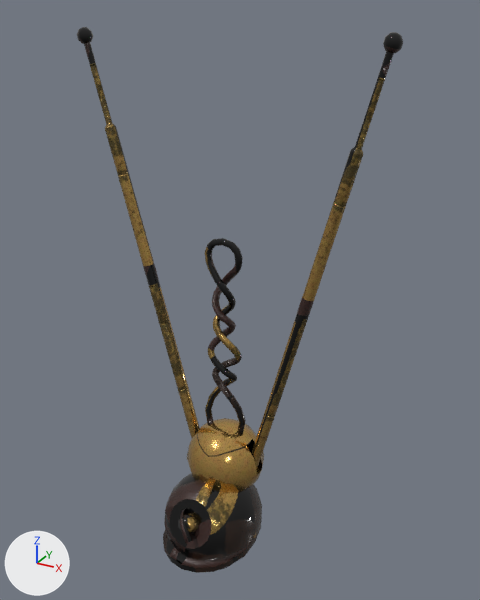
Before and after pictures for a commit that changed the Blender file Assets/BodyCamAntenna.blend.
One viewpoint serves both versions: a camera (50 mm lens) standing at (0.412, -0.704, 0.699) and looking at (0.028, -0.007, 0.35). The axes (+X, +Y, +Z) are drawn at lower left. The lights are the same throughout.

Objects in the first picture: 'BodyCamAntenna.LOD0'.
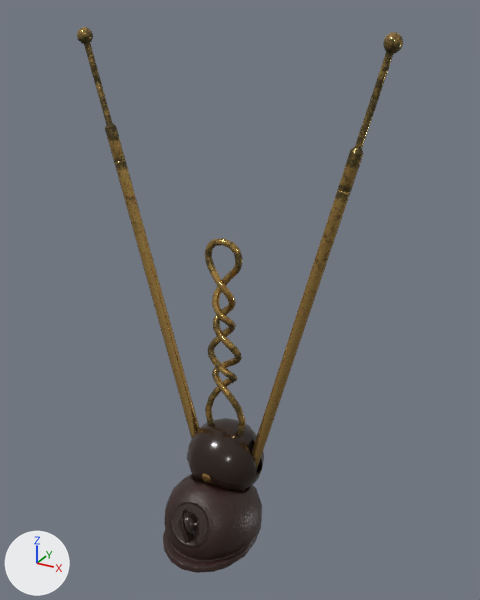
What the commit changed:
me_sphere_008 is used by ob_bodycamantenna_lod0; location (0.0, -0.03, 0.019).
me_sphere_008 had 906 vertices, 1501 faces and spanned x -0.211..0.211, y -0.099..0.091, z -0.041..0.658.
me_sphere_008 now has 907 vertices, 1501 faces and spans x -0.211..0.211, y -0.099..0.091, z -0.041..0.658.
Part 1, on me_sphere_008:
12 vertices are removed from x -0.049..0.049, y -0.01..0.052, z 0.015..0.061.
37 faces are deleted.
3 vertices in x -0.047..0.047, y -0.081..-0.057, z -0.032 move by (0.0, -0.001, 0.001).
9 vertices move from x -0.061..0.061, y -0.079..0.054, z -0.032..0.044 to x -0.061..0.061, y -0.079..0.062, z -0.032..0.043.
13 vertices are added at x -0.045..0.045, y -0.029..0.049, z 0.014..0.059.
37 new faces join them.
me_sphere_008 part 2: 1464 kept faces spanning x -0.211..0.211, y -0.099..0.091, z -0.041..0.658 get new texture (UV) coordinates.

Location of each change, [x1, y1, x2, y2] in pixels of the pictures (480 x 600 px; the box of a moved part takes in the faces that stretch with it):
part 1 of me_sphere_008, moved or reshaped: before [163, 473, 262, 568]; after [163, 474, 262, 568]
part 2 of me_sphere_008, surface changed: [77, 27, 403, 573] in both
